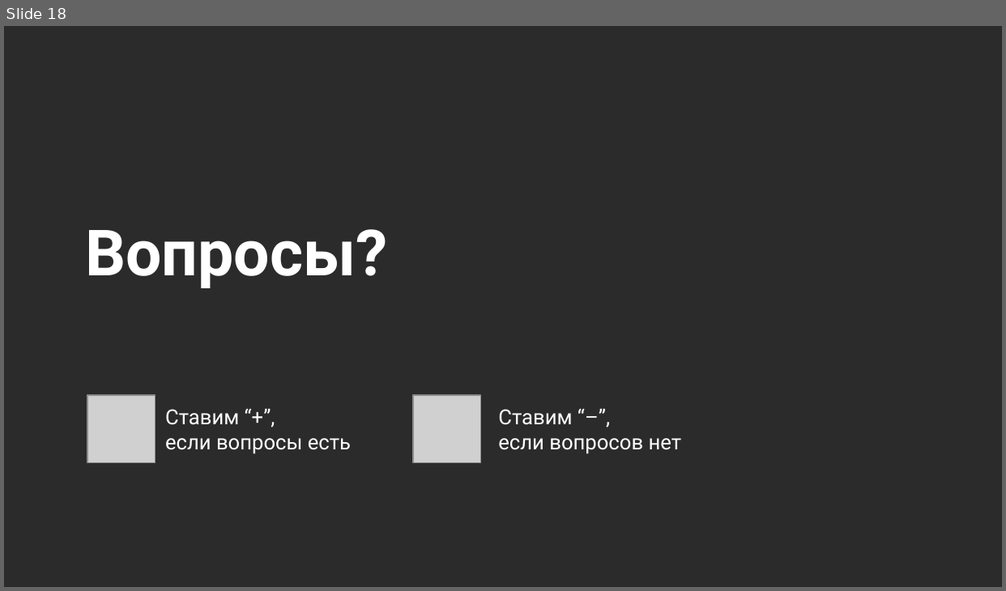
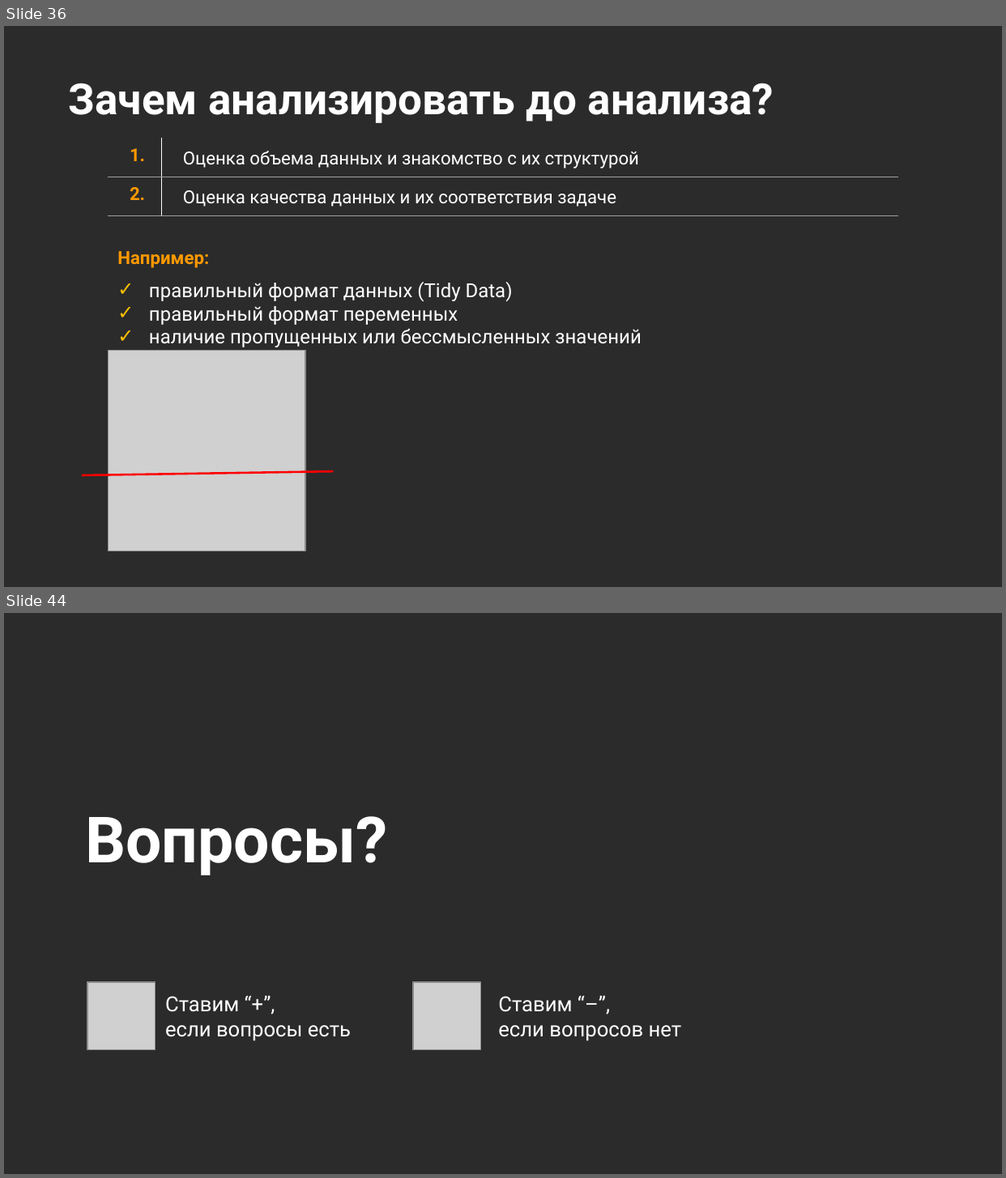
Before and after one commit to Marwolaeth/OTUS_R4DA, a slide deck: teaching/R4DA-EDA4ML.pptx. Shown one above the other, each under a label of ours: slide 18 before the commit, slides 36 and 44 after it; the slides between them are not shown. The pictures are 1006x591 and 1006x1178 pixels, drawn with LibreOffice and Linux fonts; fonts in the diff are those of the drawing; grey boxes stand for pictures; background and template pictures are left out; a plain dark background stands for a picture behind light text. Boxes give left, top, right and bottom in pixels: in the first picture for what was removed or moved away, otherwise in the second. Text is boxed around its words. In the diff, an @@ line names an element or a change of style, - is before the commit and + after.

```diff
--- a/teaching/R4DA-EDA4ML.pptx
+++ b/teaching/R4DA-EDA4ML.pptx
@@ slide 36 added at (x1=4, y1=26, x2=1002, y2=587), background picture (left out) @@
@@ title added at (x1=69, y1=83, x2=774, y2=123), 31 pt, text #FFFFFF, bold @@
+Зачем анализировать до анализа?
@@ table added at (x1=108, y1=138, x2=898, y2=214), 2 rows, 2 columns @@
+1. | Оценка объема данных и знакомство с их структурой
+2. | Оценка качества данных и их соответствия задаче
@@ text added at (x1=117, y1=251, x2=209, y2=268), 13 pt, text #FF9900, bold @@
+Например:
@@ text added at (x1=149, y1=282, x2=641, y2=348), 14 pt, text #FFFFFF @@
+✓ правильный формат данных (Tidy Data)
+✓ правильный формат переменных
+✓ наличие пропущенных или бессмысленных значений
@@ picture added at (x1=108, y1=350, x2=305, y2=551) @@
@@ line added from (82, 476) to (334, 472), #FF0000 1.5 pt @@
@@ what was slide 18 is now slide 44 @@
```
Also in this commit, not shown: 1 slide changed, 46 other slides added, 29 slides removed, 4 other files.
